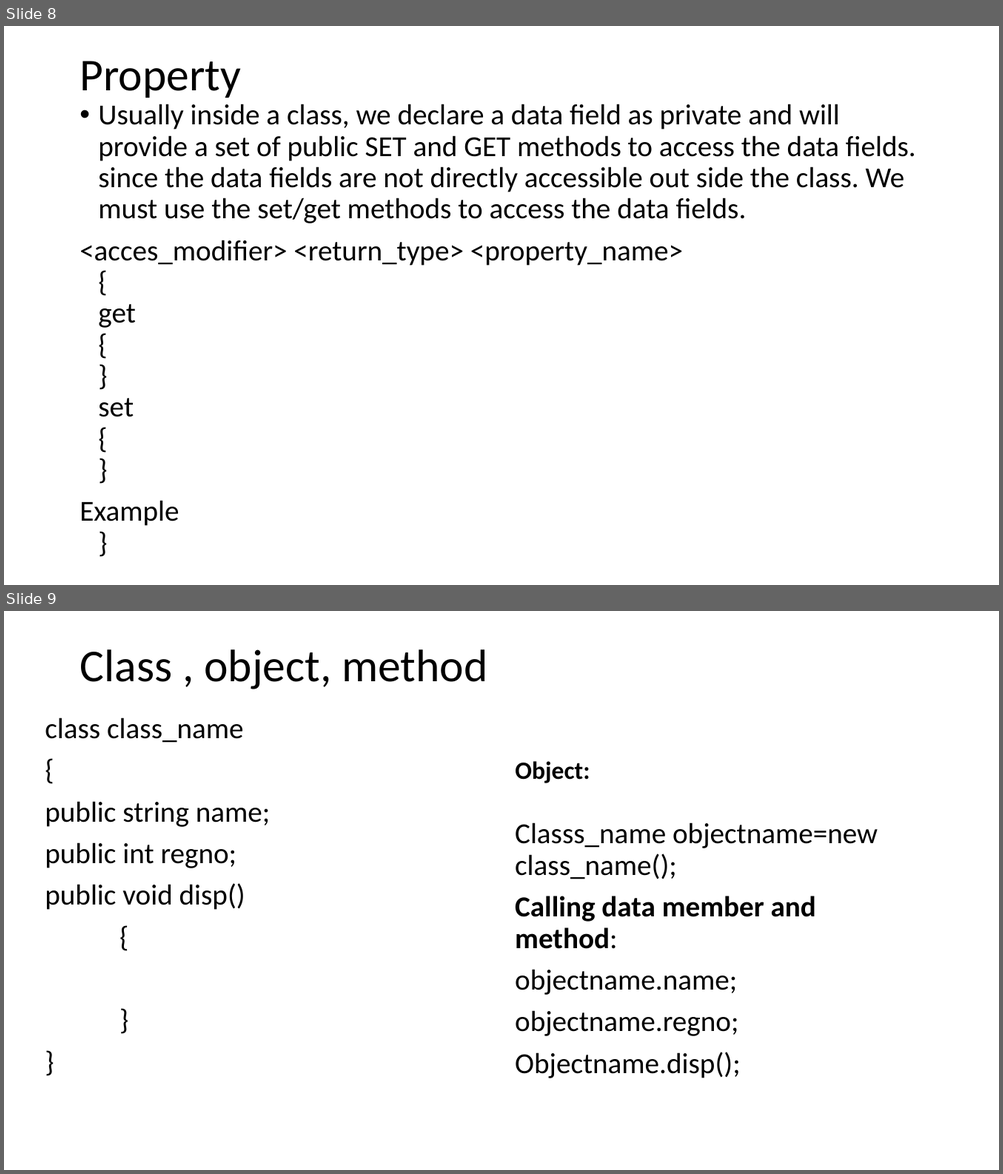
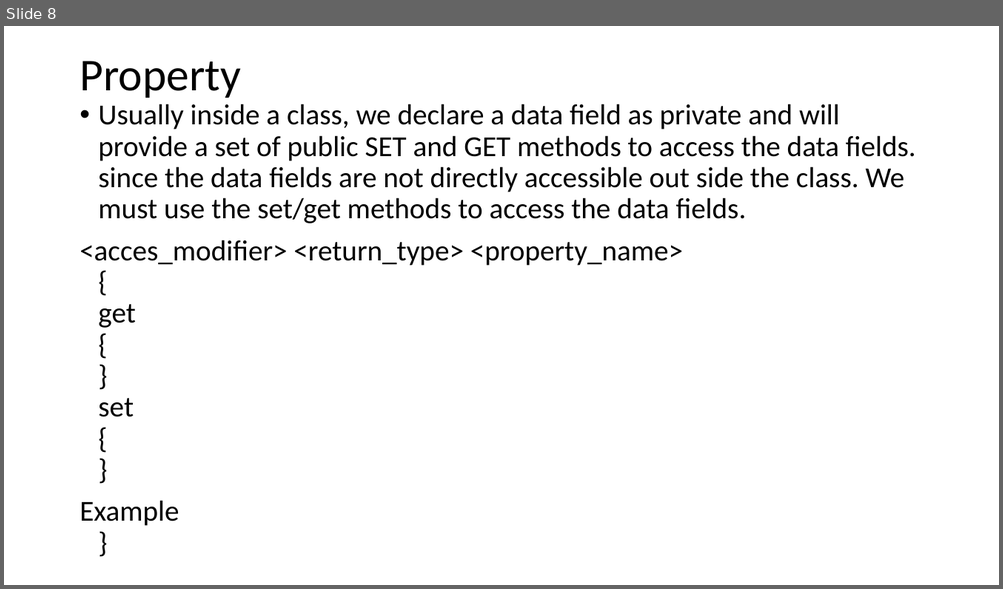
Before and after one commit to vishalamc/xamarin, a slide deck: CSharpIntroduction.ppt. Shown one above the other, each under a label of ours: slides 8 and 9 before the commit, slide 8 after it. The pictures are 1003x1174 and 1003x589 pixels, drawn with LibreOffice and Linux fonts; fonts in the diff are those of the drawing. Boxes give left, top, right and bottom in pixels: in the first picture for what was removed or moved away, otherwise in the second. Text is boxed around its words. In the diff, an @@ line names an element or a change of style, - is before the commit and + after.

```diff
--- a/CSharpIntroduction.ppt
+++ b/CSharpIntroduction.ppt
@@ slide 9 removed at (4,611,999,1170), background #FFFFFF @@
@@ title removed at (80,649,487,689) @@
-Class , object, method
@@ text removed at (45,718,270,910) @@
-class class_name
-{
-public string name;
-public int regno;
-public void disp()
-{
-}
-}
@@ text removed at (515,761,589,783) @@
-Object:
@@ text removed at (515,823,877,1079) @@
-Classs_name objectname=new class_name();
-Calling data member and method:
-objectname.name;
-objectname.regno;
-Objectname.disp();
```
Also in this commit, not shown: 15 other files.
